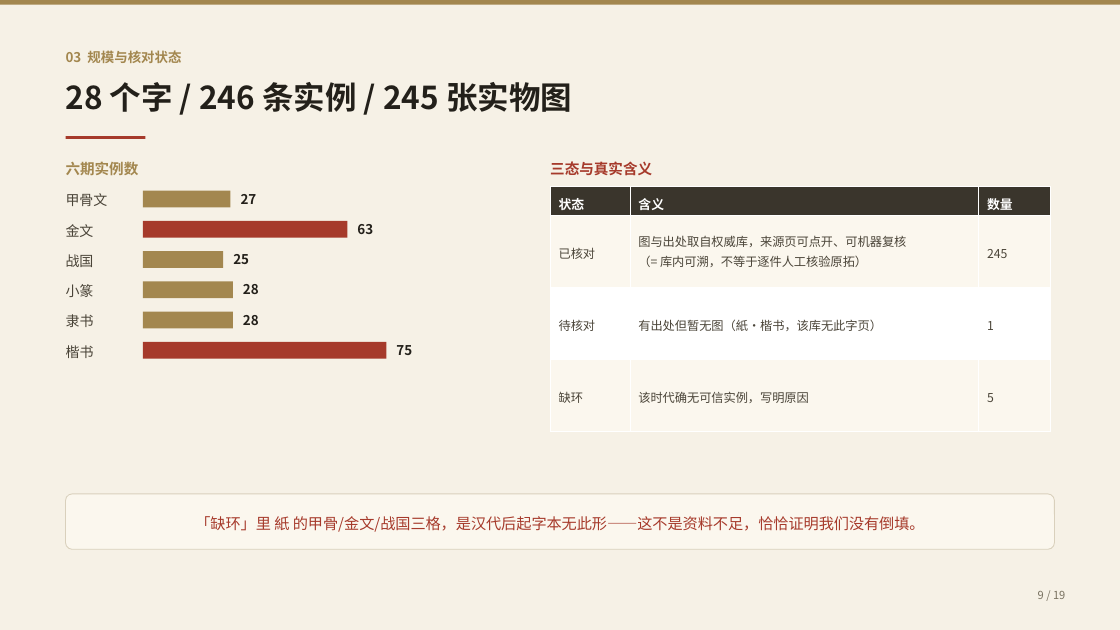
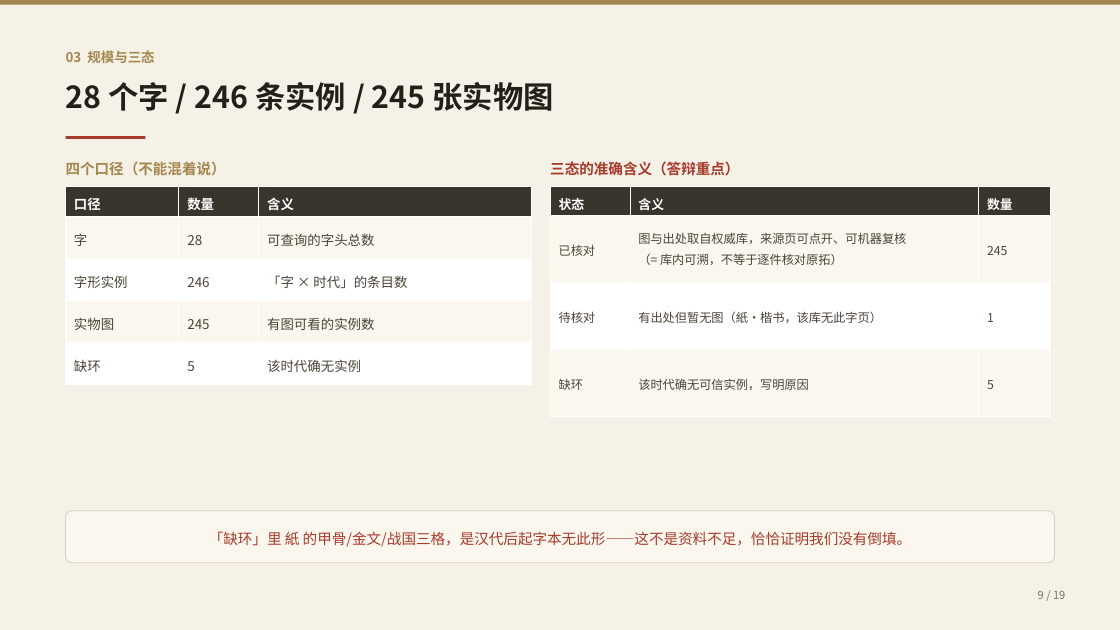
Before and after one commit to Otherhello/hanzi-timeline, a slide deck: slide 9 of docs/汉字字形演变证据链-汇报提纲.pptx. Drawn at 1120x630 pixels with LibreOffice and Linux fonts; fonts in the diff are those of the drawing. Boxes give left, top, right and bottom in pixels: in the first picture for what was removed or moved away, otherwise in the second. Text is boxed around its words. In the diff, an @@ line names an element or a change of style, - is before the commit and + after.

```diff
--- a/docs/汉字字形演变证据链-汇报提纲.pptx
+++ b/docs/汉字字形演变证据链-汇报提纲.pptx
@@ text at box(66, 50, 154, 63): text changed @@
-03 规模与核对状态
+03 规模与三态
@@ text "28 个字 / 246 条实例 ..." at box(66, 82, 554, 111): size 27 to 26 pt @@
@@ text at box(66, 161, 226, 176): text changed @@
-六期实例数
+四个口径（不能混着说）
@@ text at box(550, 161, 739, 176): text changed @@
-三态与真实含义
+三态的准确含义（答辩重点）
@@ text removed at box(66, 193, 108, 206) @@
-甲骨文
@@ table added at box(66, 187, 532, 385), 5 rows, 3 columns @@
+口径 | 数量 | 含义
+字 | 28 | 可查询的字头总数
+字形实例 | 246 | 「字 × 时代」的条目数
+实物图 | 245 | 有图可看的实例数
+缺环 | 5 | 该时代确无实例
@@ rectangle removed at box(143, 191, 230, 208) @@
@@ text removed at box(241, 194, 257, 204) @@
-27
@@ table at box(550, 187, 1050, 417) @@
-row 2, column 2: 图与出处取自权威库，来源页可点开、可机器复核 （= 库内可溯，不等于逐件人工核验原拓）
+row 2, column 2: 图与出处取自权威库，来源页可点开、可机器复核 （= 库内可溯，不等于逐件核对原拓）
@@ text removed at box(66, 224, 94, 237) @@
-金文
@@ rectangle removed at box(143, 221, 348, 238) @@
@@ text removed at box(357, 224, 373, 234) @@
-63
@@ text removed at box(66, 254, 94, 267) @@
-战国
@@ rectangle removed at box(143, 251, 223, 268) @@
@@ text removed at box(233, 254, 249, 264) @@
-25
@@ text removed at box(66, 284, 94, 297) @@
-小篆
@@ rectangle removed at box(143, 281, 233, 298) @@
@@ text removed at box(243, 284, 259, 294) @@
-28
@@ text removed at box(66, 314, 94, 327) @@
-隶书
@@ rectangle removed at box(143, 312, 233, 329) @@
@@ text removed at box(243, 315, 259, 325) @@
-28
@@ text removed at box(66, 345, 94, 358) @@
-楷书
@@ rectangle removed at box(143, 342, 386, 359) @@
@@ text removed at box(396, 345, 412, 355) @@
-75
@@ rounded rectangle "「缺环」里 紙 的甲骨/金文/战国三格，是汉代后起字本无此形——这不是资料不足，恰恰证明我们没有倒填。": place and size @@
-rounded rectangle "「缺环」里 紙 的甲骨/金文/战国三格，是汉代后起字本无此形——这不是资料不足，恰恰证明我们没有倒填。" at box(66, 494, 1054, 549)
+rounded rectangle "「缺环」里 紙 的甲骨/金文/战国三格，是汉代后起字本无此形——这不是资料不足，恰恰证明我们没有倒填。" at box(66, 511, 1054, 563)
@@ rounded rectangle "「缺环」里 紙 的甲骨/金文/战国三格，是汉代后起字本无此形——这不是资料不足，恰恰证明我们没有倒填。" at box(66, 511, 1054, 563): size 13 to 12.5 pt @@
```
Also in this commit, not shown: 16 other slides changed, 2 slides added, 2 slides removed, 2 other files.
